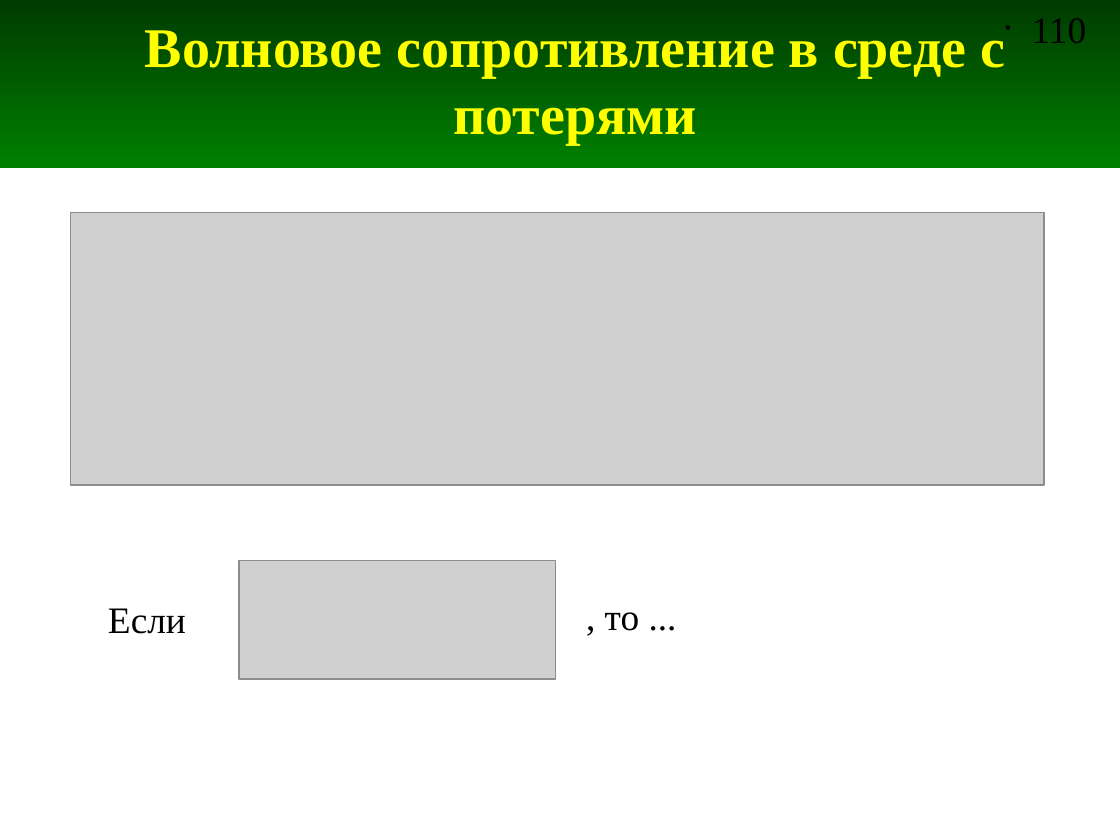
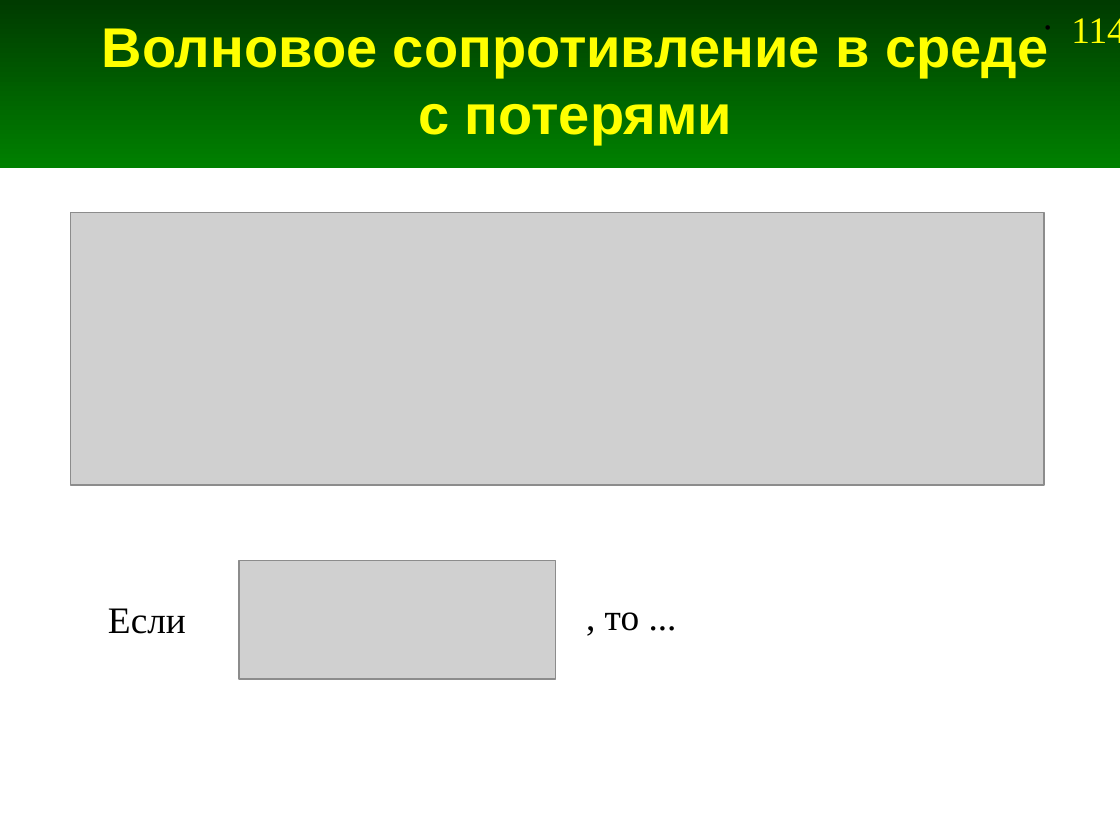
Before and after one commit to andris0147sv/modelling, a slide deck: slide 114 of presentations/2. FDTD.odp (slide 110 before the commit). Drawn at 1120x840 pixels with LibreOffice and Linux fonts; fonts in the diff are those of the drawing; grey boxes stand for pictures. Boxes give left, top, right and bottom in pixels: in the first picture for what was removed or moved away, otherwise in the second. Text is boxed around its words. In the diff, an @@ line names an element or a change of style, - is before the commit and + after.

```diff
--- a/presentations/2. FDTD.odp
+++ b/presentations/2. FDTD.odp
@@ title "Волновое сопротивление в среде с ..." at bbox=[102, 25, 1048, 144]: font Times New Roman to Arial @@
@@ page number removed at bbox=[1032, 18, 1087, 43] @@
-• 110
@@ page number added at bbox=[1071, 18, 1120, 43], 24 pt, text #FFFF00 @@
+• 114
```
Also in this commit, not shown: 253 other slides changed, 4 slides added, 6 other files.
